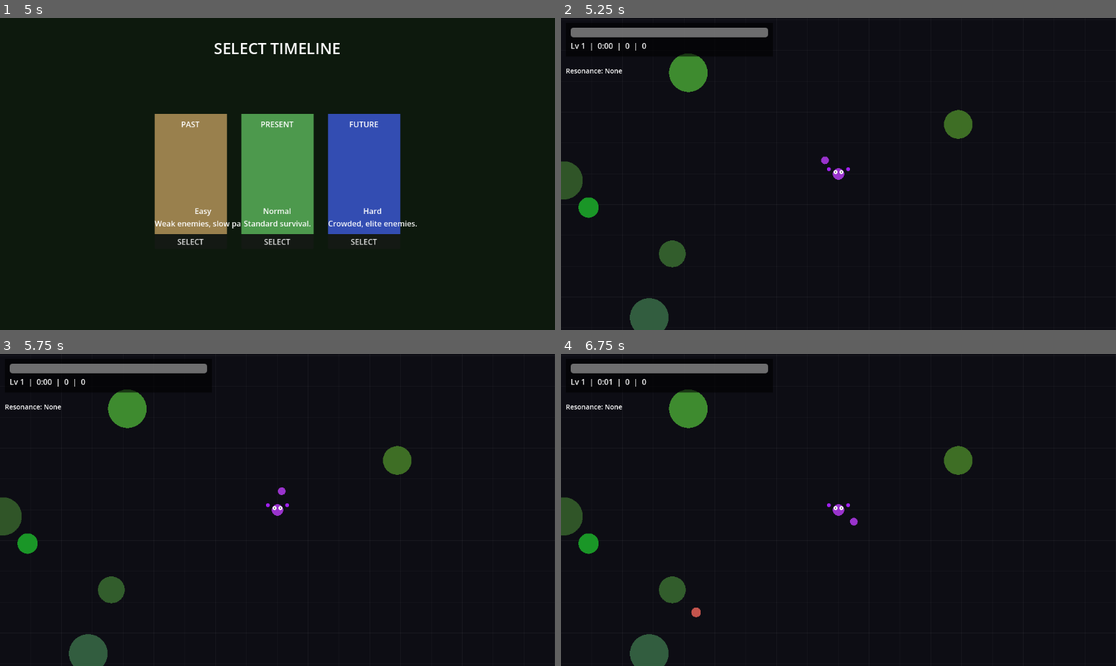
Above: before the commit, frames 1-4 (two rows, left to right).
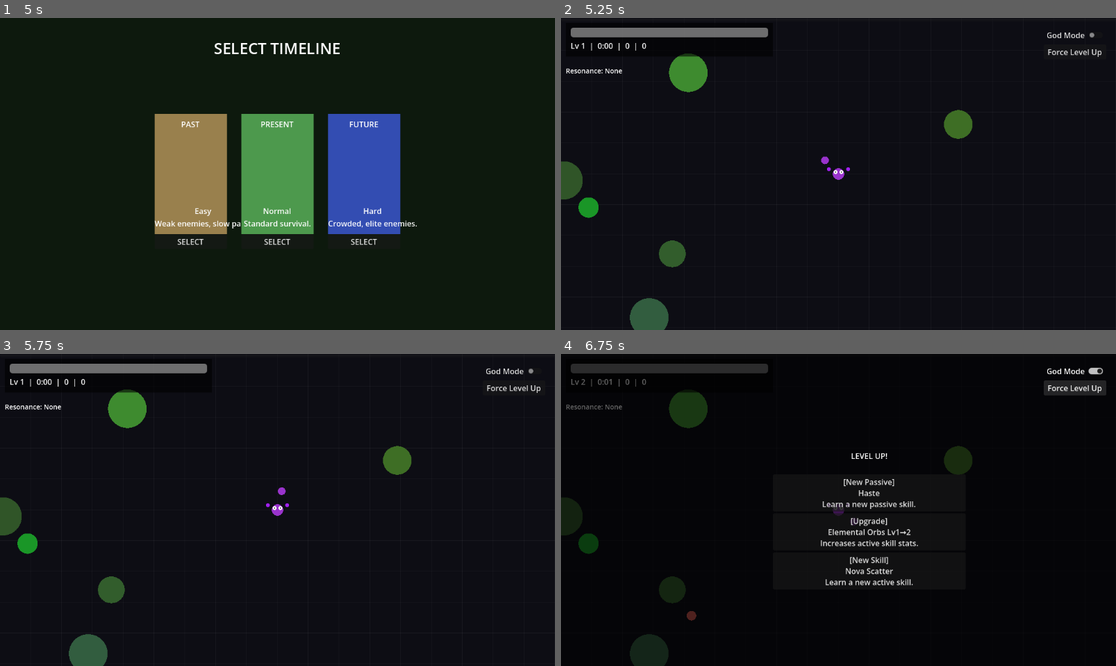
Above: after the commit, the same moments.

Repository: buiminhkhang621-cmyk/Game-with-Thong
Game: Godot game, scene res://scenes/Main.tscn
Same seed, same stepped clock (60 frames per second), same inputs: the game is played once before the commit and once after it.
Inputs (mouse positions are in pixels of both pictures, inside the frame that each line leads up to):
- Up to frame 1 (5 s): click "PLAY" at 0.5 s; click "Berserker" at 1.25 s; click "Vanguard" at 2 s; click "Assassin" at 2.75 s; click "Void Mage" at 3.5 s; click "MANIFEST" at 4.25 s
- Up to frame 2 (5.25 s): click "SELECT" at 5 s
- Up to frame 3 (5.75 s): no input
- Up to frame 4 (6.75 s): click (1077, 369) at 5.75 s, where only the run after the commit has a clickable "God Mode"; click (1077, 388) at 6.5 s, where only the run after the commit has a clickable "Force Level Up"

Frame 1 is identical in both runs. In frame 2, 0.2% of the frame differs, in the area x 87-98%, y 4-13%; in frame 3, 0.2%; in frame 4, 5.4%, in the area x 0-100%, y 0-100%.

Commit message:
added dev mode + fixed infinite recursive bug

Diff:
--- /dev/null
+++ b/scenes/DamageNumber.tscn
@@ -0,0 +1,17 @@
+[gd_scene load_steps=2 format=3]
+
+[ext_resource type="Script" path="res://scripts/DamageNumber.gd" id="1"]
+
+[node name="DamageNumber" type="Node2D"]
+z_index = 100
+script = ExtResource("1")
+
+[node name="Label" type="Label" parent="."]
+offset_left = -50.0
+offset_top = -10.0
+offset_right = 50.0
+offset_bottom = 20.0
+theme_override_colors/font_outline_color = Color(0, 0, 0, 1)
+theme_override_constants/outline_size = 3
+horizontal_alignment = 1
+vertical_alignment = 1
--- /dev/null
+++ b/scenes/DevPanel.tscn
@@ -0,0 +1,28 @@
+[gd_scene load_steps=2 format=3 uid="uid://cx1xxxxxxxxx"]
+
+[ext_resource type="Script" path="res://scripts/DevPanel.gd" id="1_dev"]
+
+[node name="DevPanel" type="CanvasLayer"]
+layer = 150
+script = ExtResource("1_dev")
+
+[node name="MarginContainer" type="MarginContainer" parent="."]
+anchors_preset = 1
+anchor_left = 1.0
+anchor_right = 1.0
+offset_left = -150.0
+offset_bottom = 100.0
+grow_horizontal = 0
+theme_override_constants/margin_top = 20
+theme_override_constants/margin_right = 20
+
+[node name="VBoxContainer" type="VBoxContainer" parent="MarginContainer"]
+layout_mode = 2
+
+[node name="GodModeCheck" type="CheckButton" parent="MarginContainer/VBoxContainer"]
+layout_mode = 2
+text = "God Mode"
+
+[node name="LevelUpBtn" type="Button" parent="MarginContainer/VBoxContainer"]
+layout_mode = 2
+text = "Force Level Up"
--- a/scenes/HUD.tscn
+++ b/scenes/HUD.tscn
@@ -26,3 +26,9 @@
 offset_right = 430.0
 offset_bottom = 90.0
 text = "Lv 1   ? 0:00   ? 0   ? 0"
+
+[node name="XPBar" type="ProgressBar" parent="."]
+offset_right = 1280.0
+offset_bottom = 8.0
+show_percentage = false
+value = 0.0
--- a/scenes/Main.tscn
+++ b/scenes/Main.tscn
@@ -8,6 +8,7 @@
 [ext_resource type="PackedScene" path="res://scenes/LevelUpScreen.tscn" id="6"]
 [ext_resource type="PackedScene" path="res://scenes/GameOverScreen.tscn" id="7"]
 [ext_resource type="Script" path="res://scripts/Background.gd" id="8"]
+[ext_resource type="PackedScene" path="res://scenes/DevPanel.tscn" id="9"]
 
 [node name="Main" type="Node2D"]
 script = ExtResource("1")
@@ -26,3 +27,5 @@
 [node name="LevelUpScreen" parent="." instance=ExtResource("6")]
 
 [node name="GameOverScreen" parent="." instance=ExtResource("7")]
+
+[node name="DevPanel" parent="." instance=ExtResource("9")]
--- /dev/null
+++ b/scripts/DamageNumber.gd
@@ -0,0 +1,36 @@
+extends Node2D
+
+@onready var label: Label = $Label
+
+var amount: float = 0
+var is_crit: bool = false
+var float_speed: float = 50.0
+var time: float = 0.8
+var max_time: float = 0.8
+
+func setup(dmg: float, crit: bool, custom_color: Color = Color.TRANSPARENT) -> void:
+	amount = dmg
+	is_crit = crit
+	if label == null:
+		await ready
+
+	label.text = str(int(amount))
+
+	if custom_color != Color.TRANSPARENT:
+		label.add_theme_color_override("font_color", custom_color)
+	elif is_crit:
+		label.add_theme_color_override("font_color", Color(1.0, 0.9, 0.1))
+		label.add_theme_font_size_override("font_size", 20)
+		label.text = label.text + "!"
+		float_speed = 70.0
+	else:
+		label.add_theme_color_override("font_color", Color(1.0, 0.3, 0.3))
+		label.add_theme_font_size_override("font_size", 14)
+
+func _process(delta: float) -> void:
+	position.y -= float_speed * delta
+	time -= delta
+	if time <= 0:
+		queue_free()
+	else:
+		modulate.a = time / max_time
--- /dev/null
+++ b/scripts/DevPanel.gd
@@ -0,0 +1,17 @@
+extends CanvasLayer
+
+@onready var god_mode_check = $MarginContainer/VBoxContainer/GodModeCheck
+@onready var level_up_btn = $MarginContainer/VBoxContainer/LevelUpBtn
+
+func _ready() -> void:
+	god_mode_check.toggled.connect(_on_god_mode_toggled)
+	level_up_btn.pressed.connect(_on_level_up_pressed)
+
+func _on_god_mode_toggled(button_pressed: bool) -> void:
+	if GameManager.player:
+		GameManager.player.god_mode = button_pressed
+
+func _on_level_up_pressed() -> void:
+	if GameManager.game_over or GameManager.paused_for_levelup:
+		return
+	GameManager.grant_xp(GameManager.xp_to_next)
--- a/scripts/EnemyCommon.gd
+++ b/scripts/EnemyCommon.gd
@@ -97,7 +97,6 @@
 		ice_slow_time -= delta
 		if ice_slow_time <= 0:
 			is_frozen = false
-			color = _original_color
 			active_auras.erase("ice")
 			queue_redraw()
 
@@ -106,6 +105,14 @@
 		if void_mark_time <= 0:
 			active_auras.erase("void")
 			queue_redraw()
+
+			if randf() < 0.20:
+				_die()
+			else:
+				var targets = _get_nearest_enemies_except(self, 2, 350.0)
+				for t in targets:
+					if t.has_method("apply_element") and not t.active_auras.has("void"):
+						t.apply_element("void", 0.0)
 
 	if reaction_cooldown > 0:
 		reaction_cooldown -= delta
@@ -179,24 +186,45 @@
 	if _burn_time > 0:
 		_burn_time -= delta
 		hp -= _burn_dps * delta
-		if not _is_flashing and ice_slow_time <= 0:
-			color = _original_color.lerp(Color(1.0, 0.4, 0.0), 0.5)
-			queue_redraw()
 		if hp <= 0:
 			_die()
 
+	if not _is_flashing:
+		var target_color = _original_color
+		if ice_slow_time > 0:
+			target_color = Color(0.3, 0.6, 1.0)
+		elif _burn_time > 0:
+			target_color = _original_color.lerp(Color(1.0, 0.4, 0.0), 0.5)
+		elif active_auras.has("dark"):
+			# Gradient towards black based on stolen dark HP
+			var drain_ratio = min(1.0, GameManager.stolen_dark_hp / 100.0)
+			target_color = _original_color.lerp(Color.BLACK, 0.3 + drain_ratio * 0.5)
+
+		if color != target_color:
+			color = target_color
+			queue_redraw()
+
 	if dist < hit_radius + player.hit_radius:
 		player.take_damage(contact_dps * delta, true)
 
 
 func take_damage(amount: float) -> void:
 	var final_dmg = amount
+	var is_crit = false
 	if randf() < GameManager.passive_value("crit"):
 		final_dmg *= 2.0
 		color = Color.WHITE
 		_is_flashing = true
 		_flash_timer = 0.15
+		is_crit = true
 	hp -= final_dmg
+
+	if final_dmg >= 1.0:
+		var dn = load("res://scenes/DamageNumber.tscn").instantiate()
+		get_tree().current_scene.add_child(dn)
+		dn.global_position = global_position + Vector2(randf_range(-15, 15), randf_range(-15, 0))
+		dn.setup(final_dmg, is_crit)
+
 	if hp <= 0.0:
 		_die()
 
@@ -246,16 +274,26 @@
 
 			var current: Node = self
 			var hit_enemies = [self]
+			var path = [global_position]
 
 			for i in range(jumps):
 				var next_target = current._get_nearest_enemy_not_in(hit_enemies)
 				if next_target:
+					path.append(next_target.global_position)
 					hit_enemies.append(next_target)
 					if next_target.has_method("take_damage"):
 						next_target.take_damage(chain_dmg)
 					current = next_target
 				else:
 					break
+
+			if path.size() >= 2:
+				var line = Line2D.new()
+				line.set_script(load("res://scripts/LightningLine.gd"))
+				line.points = path
+				line.width = 3.0
+				line.default_color = Color(1.0, 0.9, 0.2)
+				get_tree().current_scene.add_child(line)
 		"ice":
 			var freeze_chance = 0.1
 			if randf() < freeze_chance:
@@ -280,13 +318,8 @@
 				GameManager.trigger_void_nuke()
 				return
 
-			if randf() < 0.30: # 30% insta-kill (vanish)
-				_die()
-			else: # 70% spread to 2 nearby
-				var targets = _get_nearest_enemies_except(self, 2)
-				for t in targets:
-					if t.has_method("apply_element"):
-						t.apply_element("void", dmg)
+			if void_mark_time <= 0:
+				void_mark_time = 3.0
 
 func _check_reactions(dmg: float) -> void:
 	if reaction_cooldown > 0: return
@@ -352,12 +385,12 @@
 	return best
 
 
-func _get_nearest_enemies_except(exclude_node: Node, count: int) -> Array:
+func _get_nearest_enemies_except(exclude_node: Node, count: int, radius: float = 150.0) -> Array:
 	var pool = []
 	for e in get_tree().get_nodes_in_group("enemies"):
 		if e == exclude_node: continue
 		var d: float = global_position.distance_to(e.global_position)
-		if d < 150.0:
+		if d < radius:
 			pool.append({"node": e, "dist": d})
 
 	pool.sort_custom(func(a, b): return a.dist < b.dist)
@@ -405,5 +438,6 @@
 	if is_frozen:
 		draw_rect(Rect2(-hit_radius, -hit_radius, hit_radius*2, hit_radius*2), Color(0.5, 0.8, 1.0, 0.5), false, 2.0)
 
-	if void_mark_time > 0:
-		draw_arc(Vector2(0, -hit_radius - 5), 4.0, 0, TAU, 16, Color(0.6, 0.2, 0.8), 1.5)
+	if active_auras.has("void"):
+		draw_arc(Vector2(0, -hit_radius - 8), 6.0, 0, TAU, 16, Color(0.6, 0.2, 0.8), 2.0)
+		draw_circle(Vector2(0, -hit_radius - 8), 2.0, Color(0.8, 0.4, 1.0))
--- a/scripts/GameManager.gd
+++ b/scripts/GameManager.gd
@@ -162,7 +162,6 @@
 	kill_count_changed.emit(kills)
 	add_score(10)
 	_check_quest("total_kills", total_kills)
-	save_game()
 
 
 func add_score(amount: int) -> void:
@@ -174,6 +173,7 @@
 
 func on_player_died() -> void:
 	game_over = true
+	save_game()
 	player_died.emit()
 
 
--- a/scripts/HUD.gd
+++ b/scripts/HUD.gd
@@ -1,6 +1,7 @@
 extends CanvasLayer
 
 @onready var hp_bar: ProgressBar = $HPBar
+@onready var xp_bar: ProgressBar = $XPBar
 @onready var info_label: Label = $InfoLabel
 
 var spell_info_label: Label = null
@@ -13,6 +14,7 @@
 
 func _ready() -> void:
 	GameManager.hp_changed.connect(_on_hp_changed)
+	GameManager.xp_changed.connect(_on_xp_changed)
 	GameManager.level_changed.connect(_on_level_changed)
 	GameManager.kill_count_changed.connect(_on_kill_changed)
 	GameManager.score_changed.connect(_on_score_changed)
@@ -29,6 +31,11 @@
 func _on_hp_changed(cur: float, max_hp: float) -> void:
 	hp_bar.max_value = max_hp
 	hp_bar.value = cur
+
+
+func _on_xp_changed(cur: int, needed: int) -> void:
+	xp_bar.max_value = needed
+	xp_bar.value = cur
 
 
 func _on_level_changed(l: int) -> void:
--- /dev/null
+++ b/scripts/LightningLine.gd
@@ -0,0 +1,10 @@
+extends Line2D
+
+var time = 0.2
+
+func _process(delta: float) -> void:
+	time -= delta
+	if time <= 0:
+		queue_free()
+	else:
+		modulate.a = time / 0.2
--- a/scripts/Main.gd
+++ b/scripts/Main.gd
@@ -3,6 +3,7 @@
 var current_ui: Node = null
 
 func _ready() -> void:
+	$DevPanel.hide()
 	y_sort_enabled = true
 	# Hide player/gameplay initially
 	get_tree().paused = true
@@ -61,4 +62,7 @@
 	if current_ui: current_ui.queue_free()
 	current_ui = null
 
+	if has_node("DevPanel"):
+		$DevPanel.show()
+
 	GameManager.start_run_with_class_and_map(class_id, map_tier)
--- a/scripts/Player.gd
+++ b/scripts/Player.gd
@@ -6,6 +6,7 @@
 
 var hp: float
 var hit_radius: float = 12.0
+var god_mode: bool = false
 
 var _effective_max_hp: float
 var _shake_intensity: float = 0.0
@@ -146,7 +147,7 @@
 
 
 func take_damage(amount: float, is_ground_attack: bool = true) -> void:
-	if GameManager.game_over or in_dark_state:
+	if GameManager.game_over or in_dark_state or god_mode:
 		return
 	if is_ground_attack and z_height > 15.0:
 		return # Dodged by jumping
@@ -174,6 +175,13 @@
 
 	hp -= dmg
 	_shake_intensity = 15.0
+
+	if dmg >= 1.0:
+		var dn = load("res://scenes/DamageNumber.tscn").instantiate()
+		get_tree().current_scene.add_child(dn)
+		dn.global_position = global_position + Vector2(randf_range(-15, 15), randf_range(-15, 0))
+		dn.setup(dmg, false, Color(1.0, 0.4, 0.4))
+
 	GameManager.hp_changed.emit(hp, _effective_max_hp)
 	if hp <= 0.0:
 		hp = 0.0
--- a/scripts/QuestPopup.gd
+++ b/scripts/QuestPopup.gd
@@ -17,6 +17,7 @@
 	panel.grow_vertical = Control.GROW_DIRECTION_END
 	panel.position = Vector2(-20, 20)
 	panel.modulate.a = 0
+	panel.mouse_filter = Control.MOUSE_FILTER_IGNORE
 	add_child(panel)
 
 	glow = ColorRect.new()
Not shown, added: scripts/DamageNumber.gd.uid
Not shown, added: scripts/DevPanel.gd.uid
Not shown, added: scripts/LightningLine.gd.uid
